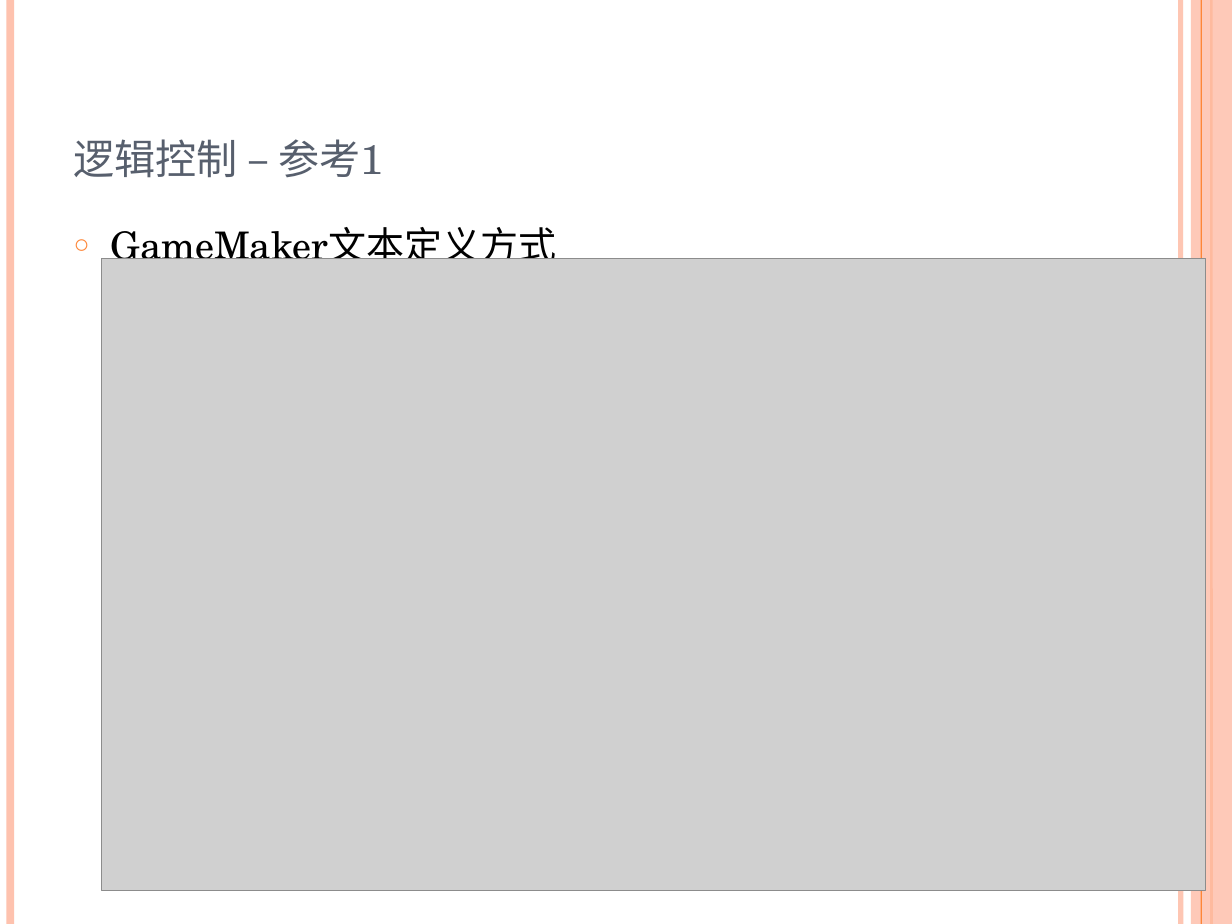
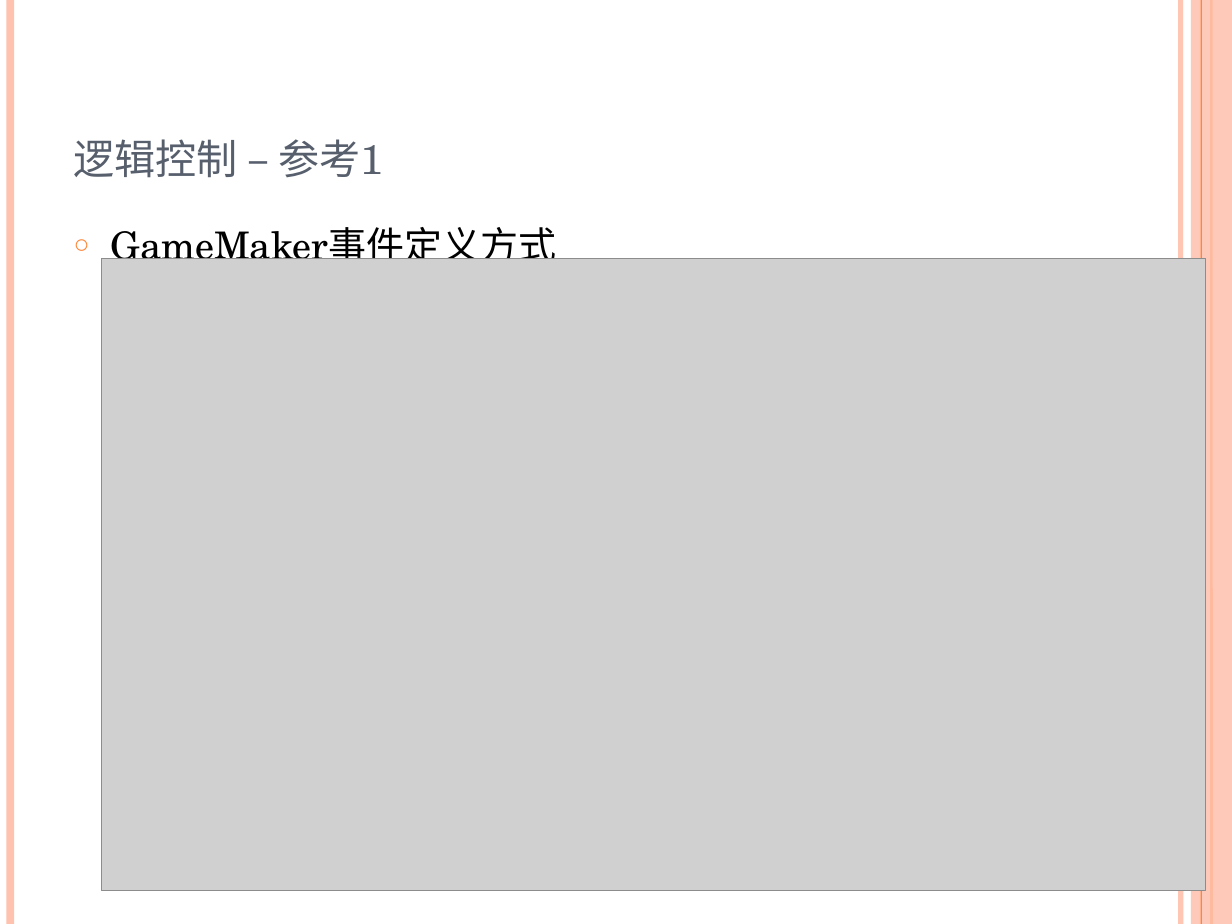
Before and after one commit to favedit/MoCrossOld, a slide deck: slide 17 of Document/编辑器界面方案.pptx (slide 16 before the commit). Drawn at 1232x924 pixels with LibreOffice and Linux fonts; fonts in the diff are those of the drawing; grey boxes stand for pictures. Boxes give left, top, right and bottom in pixels: in the first picture for what was removed or moved away, otherwise in the second. Text is boxed around its words. In the diff, an @@ line names an element or a change of style, - is before the commit and + after.

```diff
--- a/Document/编辑器界面方案.pptx
+++ b/Document/编辑器界面方案.pptx
@@ text at <box>111,227,557,272</box>: text changed @@
-○ GameMaker文本定义方式
+○ GameMaker事件定义方式
```
Also in this commit, not shown: 1 other slide changed, 2 slides added.
